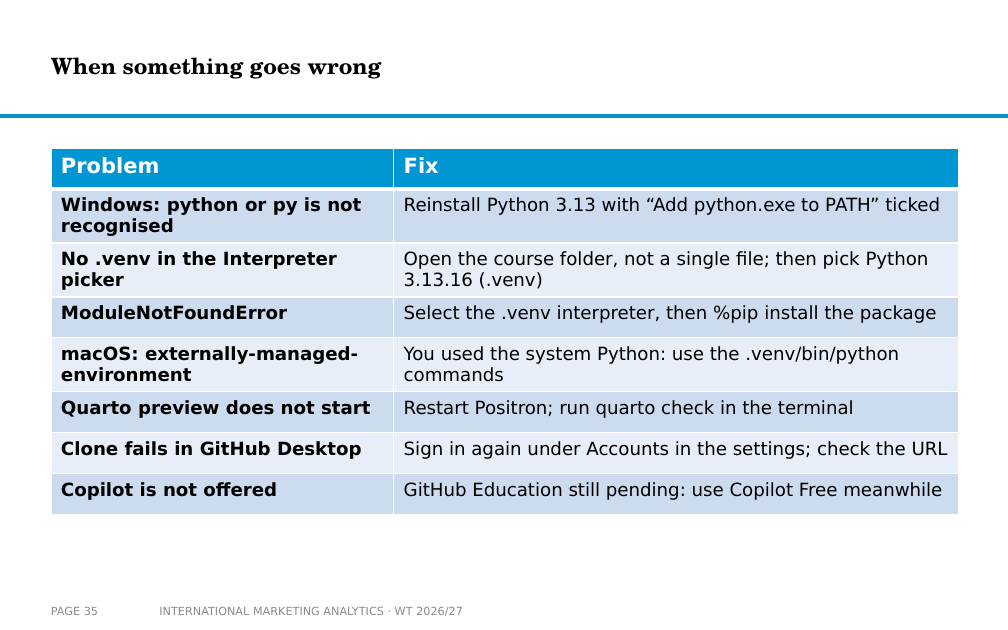
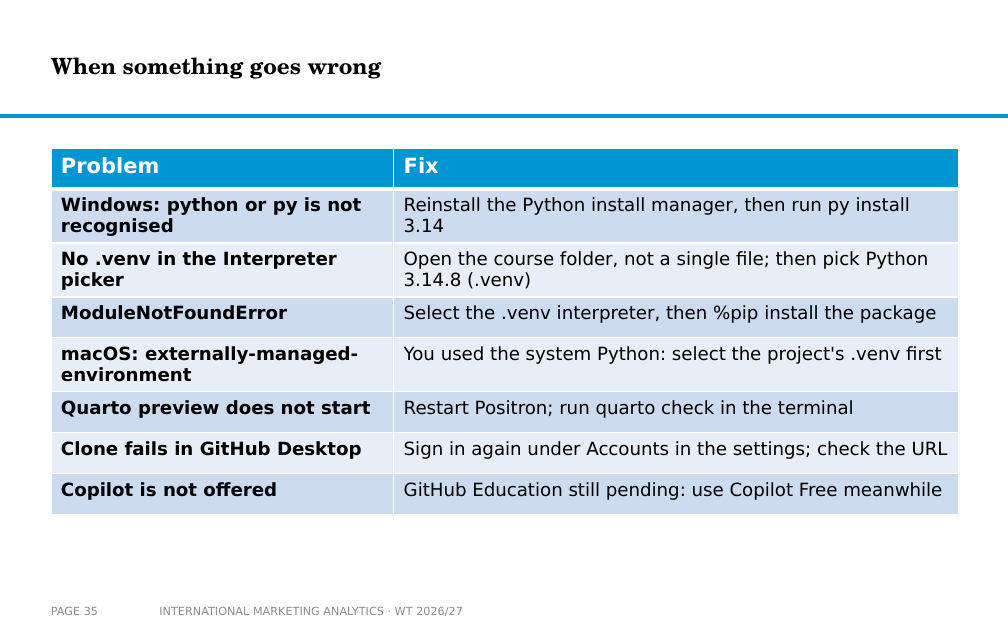
Before and after one commit to arnefloh-wu/International-Marketing-Analytics, a slide deck: slide 35 of slides/01a_setup-and-registration_WT26-27.pptx. Drawn at 1008x630 pixels with LibreOffice and Linux fonts; fonts in the diff are those of the drawing; background and template pictures are left out. Boxes give left, top, right and bottom in pixels: in the first picture for what was removed or moved away, otherwise in the second. Text is boxed around its words. In the diff, an @@ line names an element or a change of style, - is before the commit and + after.

```diff
--- a/slides/01a_setup-and-registration_WT26-27.pptx
+++ b/slides/01a_setup-and-registration_WT26-27.pptx
@@ table at [51,148,959,504] @@
-row 2, column 2: Reinstall Python 3.13 with “Add python.exe to PATH” ticked
+row 2, column 2: Reinstall the Python install manager, then run py install 3.14
-row 3, column 2: Open the course folder, not a single file; then pick Python 3.13.16 (.venv)
+row 3, column 2: Open the course folder, not a single file; then pick Python 3.14.8 (.venv)
-row 5, column 2: You used the system Python: use the .venv/bin/python commands
+row 5, column 2: You used the system Python: select the project's .venv first
```
Also in this commit, not shown: 17 other slides changed, 7 other files.
